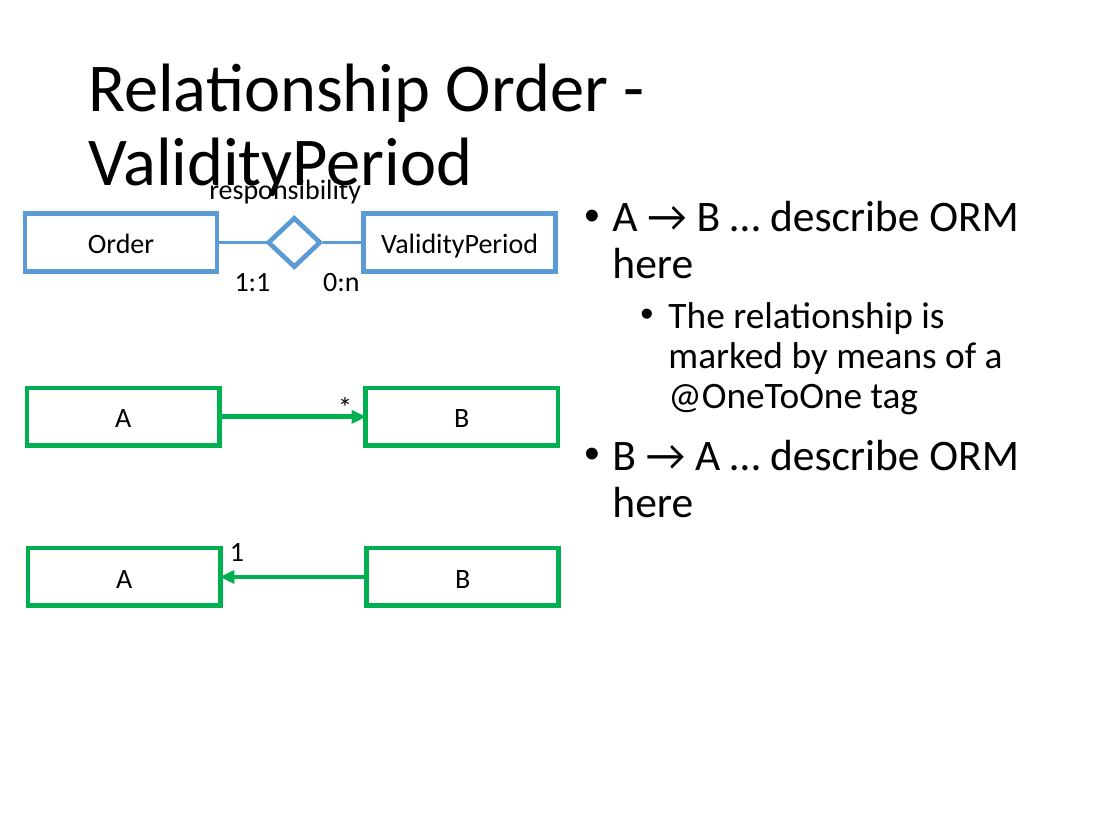
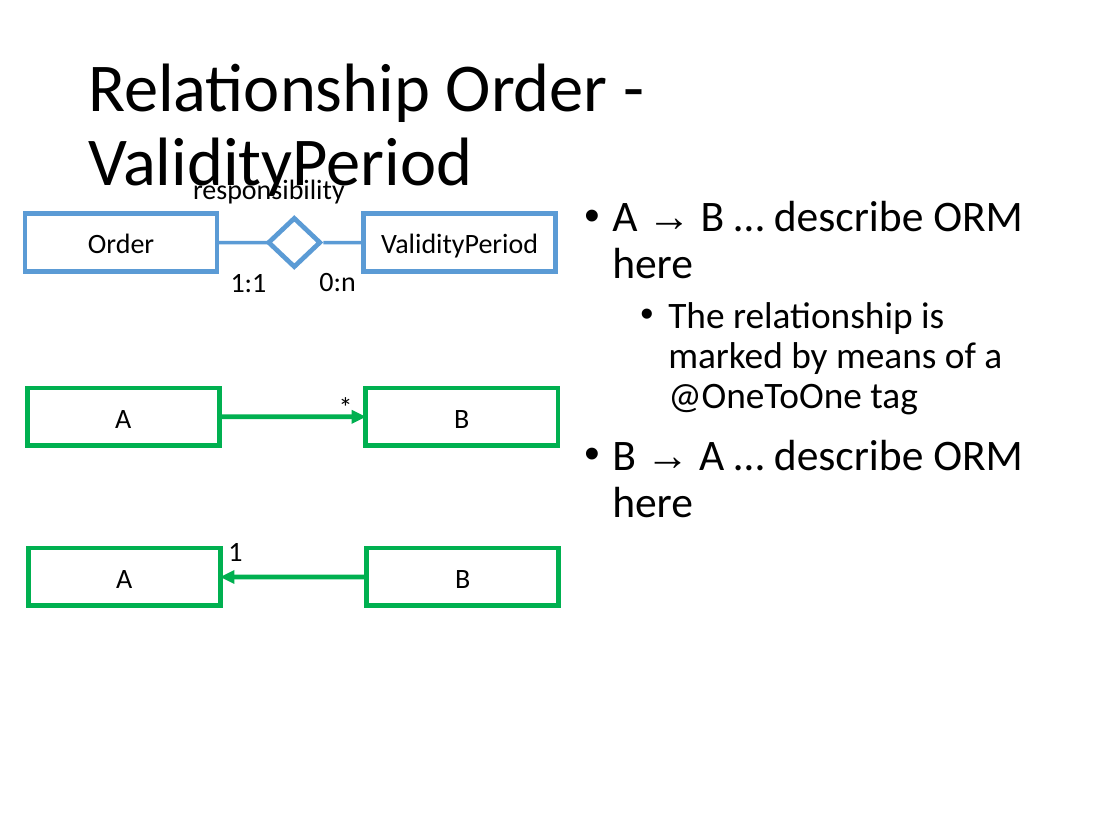
Before and after one commit to ubersandro/telcoServiceProject_DB2, a slide deck: slide 24 of TelcoProjectDocumentation.pptx (slide 21 before the commit). Drawn at 1120x840 pixels with LibreOffice and Linux fonts; fonts in the diff are those of the drawing. Boxes give left, top, right and bottom in pixels: in the first picture for what was removed or moved away, otherwise in the second. Text is boxed around its words. In the diff, an @@ line names an element or a change of style, - is before the commit and + after.

```diff
--- a/TelcoProjectDocumentation.pptx
+++ b/TelcoProjectDocumentation.pptx
@@ text "responsibility": place and size @@
-text "responsibility" at (209,176,361,204)
+text "responsibility" at (193,176,345,204)
@@ text "A → B … describe ..." at (612,200,1023,518): font Calibri to Arial in "→", "→" @@
@@ text "1:1": place and size @@
-text "1:1" at (235,273,271,291)
+text "1:1" at (231,274,267,292)
@@ text "0:n": place and size @@
-text "0:n" at (323,273,359,291)
+text "0:n" at (319,273,355,291)
```
Also in this commit, not shown: 33 other slides changed, 3 slides added, 2 other files.
